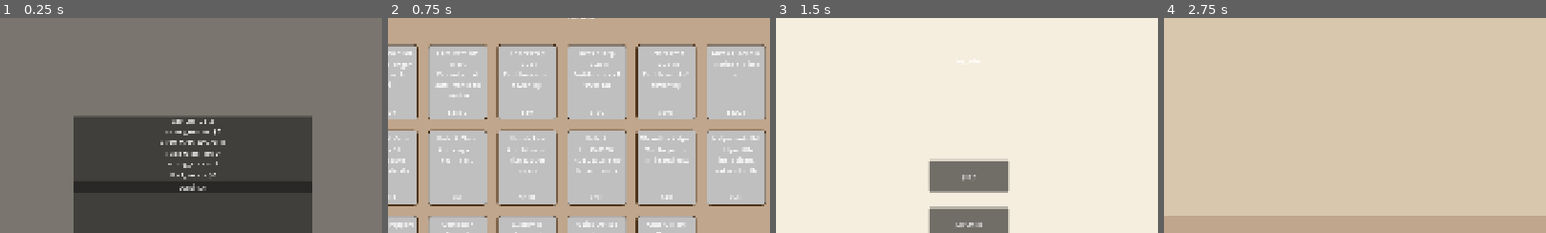
Above: before the commit, frames 1-4 (left to right).
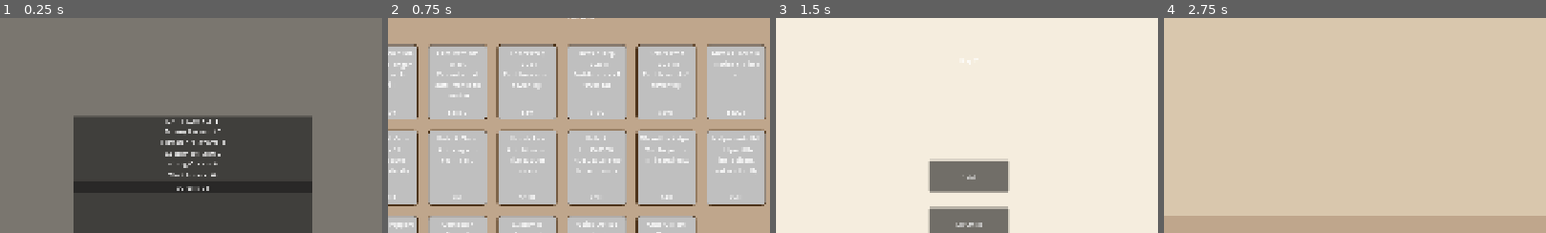
Above: after the commit, the same moments.

Repository: DALI951/tortilla-legend
Game: Godot game, scene res://scenes/day_summary.tscn
The game is run twice, just before and just after one commit, with the same random seed, the same clock (stepped at 60 frames per second) and the same inputs. This scene is started directly instead of the project's main scene.
Inputs:
- Up to frame 1 (0.25 s): no input
- Up to frame 2 (0.75 s): click "continue" (after the commit: "CONTINUE") at 0.5 s
- Up to frame 3 (1.5 s): click "BACK" at 1.25 s
- Up to frame 4 (2.75 s): click "play" (after the commit: "PLAY") at 2 s
The pictures show only the part of the screen within x 25-75%, y 4-54%; the shares and areas given below are measured in that part.

The runs differ from the first frame. In frame 1, 1.2% of the frame differs, in the area x 42-59%, y 47-81%; in frame 2, nothing differs; in frame 3, less than 0.1%; in frame 4, nothing differs.
Error before the commit: Parse Error: The function signature doesn't match the parent. Parent signature is "tr(StringName, StringName = <default>) -> String". (res://scripts/autoload/l…

Commit message:
fix: resolve script compilation errors
- Rename tr() to tr_key() to avoid conflict with Object.tr()
- Rename money_on_counter signal/variable to counter_money/counter_money_changed
- Update all tr() calls to LocalizationManager.tr_key()
- Fix signal emit call in money_manager.gd

Diff:
--- a/scripts/autoload/localization_manager.gd
+++ b/scripts/autoload/localization_manager.gd
@@ -89,7 +89,7 @@
 		current_language = lang
 		language_changed.emit(lang)
 
-func tr(key: String) -> String:
+func tr_key(key: String) -> String:
 	if translations.has(current_language) and translations[current_language].has(key):
 		return translations[current_language][key]
 	if translations.has("en") and translations["en"].has(key):
--- a/scripts/gameplay/money_manager.gd
+++ b/scripts/gameplay/money_manager.gd
@@ -1,9 +1,9 @@
 extends Node2D
 
 signal money_collected(amount: int)
-signal money_on_counter(amount: int)
+signal counter_money_changed(amount: int)
 
-var money_on_counter: int = 0
+var counter_money: int = 0
 var money_display_nodes: Array[Node2D] = []
 var auto_collect_enabled: bool = false
 
@@ -12,38 +12,38 @@
 	GameManager.day_started.connect(_on_day_started)
 
 func _on_day_started(_day: int) -> void:
-	money_on_counter = 0
+	counter_money = 0
 	_clear_displays()
 
 func add_money_to_counter(amount: int) -> void:
-	money_on_counter += amount
-	money_on_counter.emit(money_on_counter)
+	counter_money += amount
+	counter_money_changed.emit(counter_money)
 
 func collect_money() -> int:
-	var amount: int = money_on_counter
-	money_on_counter = 0
+	var amount: int = counter_money
+	counter_money = 0
 	_clear_displays()
 	GameManager.collect_money(amount)
 	money_collected.emit(amount)
 	return amount
 
 func collect_amount(amount: int) -> int:
-	var to_collect: int = mini(amount, money_on_counter)
-	money_on_counter -= to_collect
+	var to_collect: int = mini(amount, counter_money)
+	counter_money -= to_collect
 	GameManager.collect_money(to_collect)
 	money_collected.emit(to_collect)
 	return to_collect
 
 func lose_to_thief(amount: int) -> void:
-	var actual_loss: int = mini(amount, money_on_counter)
-	money_on_counter -= actual_loss
+	var actual_loss: int = mini(amount, counter_money)
+	counter_money -= actual_loss
 	GameManager.lose_money_to_thief(actual_loss)
 
 func get_counter_money() -> int:
-	return money_on_counter
+	return counter_money
 
 func auto_collect() -> void:
-	if auto_collect_enabled and money_on_counter > 0:
+	if auto_collect_enabled and counter_money > 0:
 		collect_money()
 
 func _clear_displays() -> void:
--- a/scripts/ui/day_summary.gd
+++ b/scripts/ui/day_summary.gd
@@ -13,18 +13,18 @@
 	display_summary()
 
 func display_summary() -> void:
-	title_label.text = tr("day_complete") % GameManager.current_day
-	money_earned.text = "%s: $%d" % [tr("money_earned"), GameManager.money_earned_today]
-	customers_served.text = "%s: %d" % [tr("customers_served"), GameManager.customers_served_today]
-	customers_lost.text = "%s: %d" % [tr("customers_lost"), GameManager.customers_lost_today]
-	wrong_orders.text = "%s: %d" % [tr("wrong_orders"), GameManager.wrong_orders_today]
-	thief_losses.text = "%s: $%d" % [tr("thief_losses"), GameManager.money_lost_to_thief_today]
+	title_label.text = LocalizationManager.tr_key("day_complete") % GameManager.current_day
+	money_earned.text = "%s: $%d" % [LocalizationManager.tr_key("money_earned"), GameManager.money_earned_today]
+	customers_served.text = "%s: %d" % [LocalizationManager.tr_key("customers_served"), GameManager.customers_served_today]
+	customers_lost.text = "%s: %d" % [LocalizationManager.tr_key("customers_lost"), GameManager.customers_lost_today]
+	wrong_orders.text = "%s: %d" % [LocalizationManager.tr_key("wrong_orders"), GameManager.wrong_orders_today]
+	thief_losses.text = "%s: $%d" % [LocalizationManager.tr_key("thief_losses"), GameManager.money_lost_to_thief_today]
 
 	if GameManager.current_day >= GameManager.MAX_DAY:
-		title_label.text = tr("congratulations")
-		continue_button.text = tr("play_endless")
+		title_label.text = LocalizationManager.tr_key("congratulations")
+		continue_button.text = LocalizationManager.tr_key("play_endless")
 	else:
-		continue_button.text = tr("continue")
+		continue_button.text = LocalizationManager.tr_key("continue")
 
 func _on_continue_pressed() -> void:
 	if GameManager.current_day >= GameManager.MAX_DAY:
--- a/scripts/ui/main_menu.gd
+++ b/scripts/ui/main_menu.gd
@@ -12,11 +12,11 @@
 	settings_button.pressed.connect(_on_settings_pressed)
 
 func update_display() -> void:
-	day_label.text = tr("day_label") % GameManager.current_day
+	day_label.text = LocalizationManager.tr_key("day_label") % GameManager.current_day
 	if GameManager.current_day > GameManager.MAX_DAY:
-		play_button.text = tr("play_endless")
+		play_button.text = LocalizationManager.tr_key("play_endless")
 	else:
-		play_button.text = tr("play")
+		play_button.text = LocalizationManager.tr_key("play")
 
 func _on_play_pressed() -> void:
 	if SaveManager.has_save():
